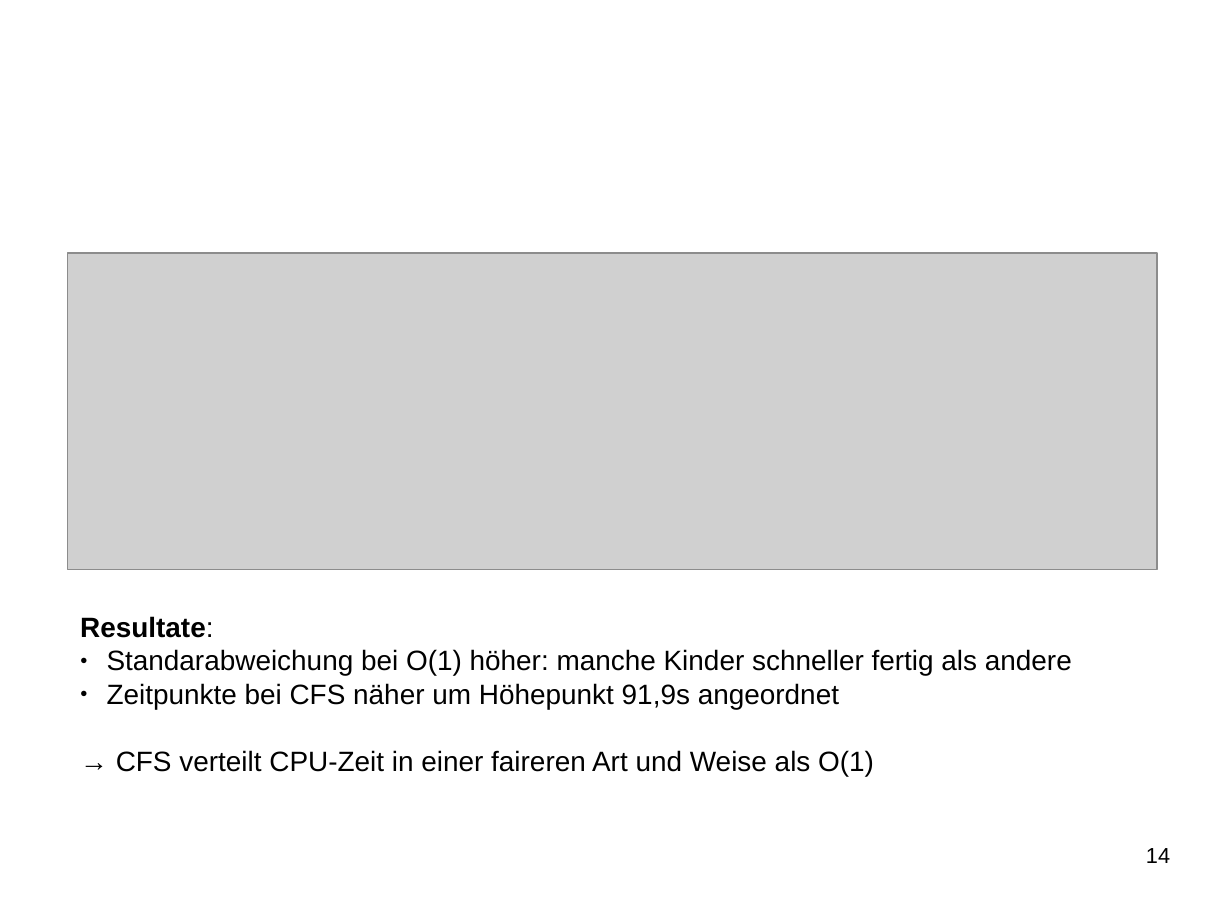
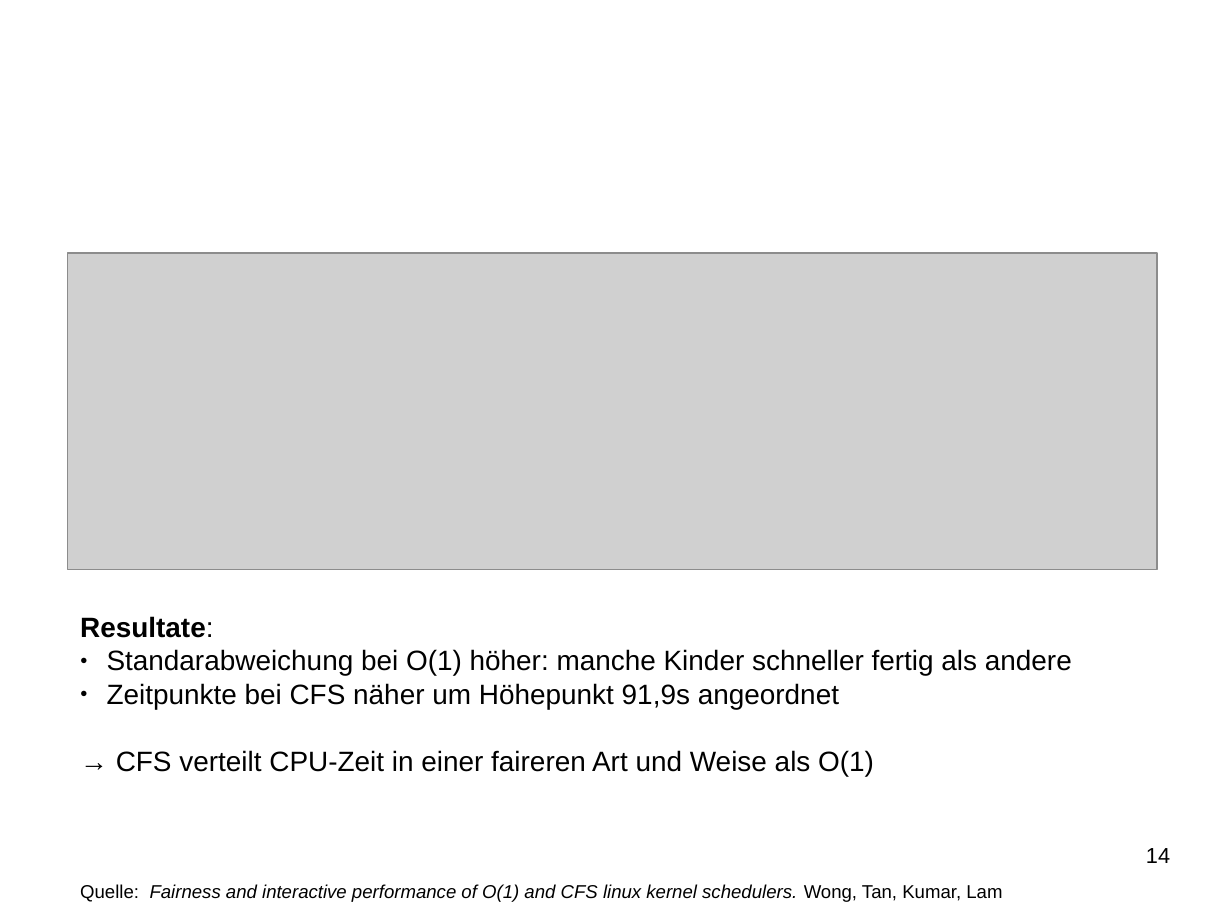
Before and after one commit to SeminararbeitCFS/main, a slide deck: slide 14 of vortrag/vortrag_CFS.odp. Drawn at 1232x924 pixels with LibreOffice and Linux fonts; fonts in the diff are those of the drawing; grey boxes stand for pictures; background and template pictures are left out. Boxes give left, top, right and bottom in pixels: in the first picture for what was removed or moved away, otherwise in the second. Text is boxed around its words. In the diff, an @@ line names an element or a change of style, - is before the commit and + after.

```diff
--- a/vortrag/vortrag_CFS.odp
+++ b/vortrag/vortrag_CFS.odp
@@ text added at [80, 884, 1002, 902], 12 pt, text #000000, italic @@
+Quelle: Fairness and interactive performance of O(1) and CFS linux kernel schedulers. Wong, Tan, Kumar, Lam
```
Also in this commit, not shown: 2 other slides changed.
